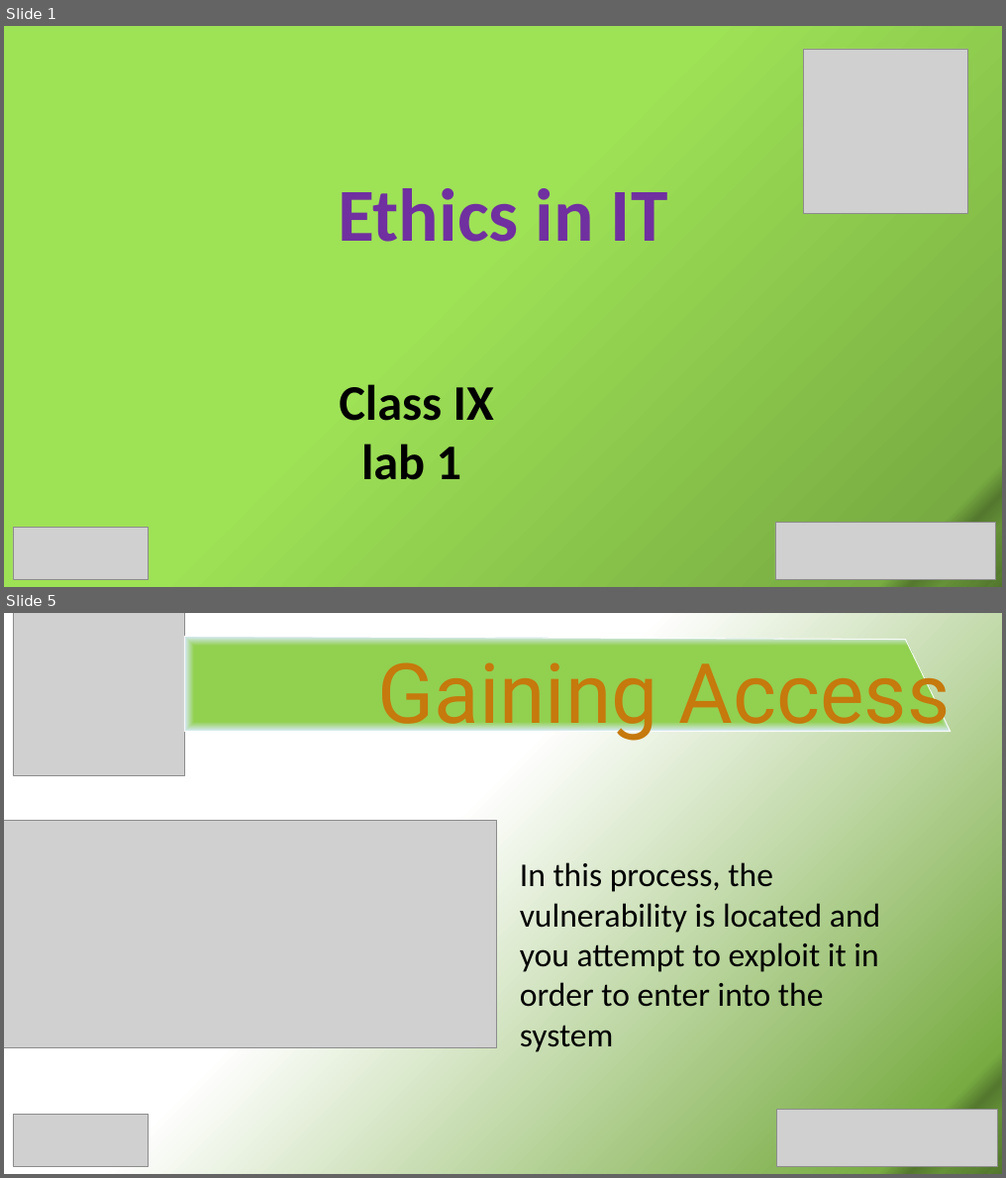
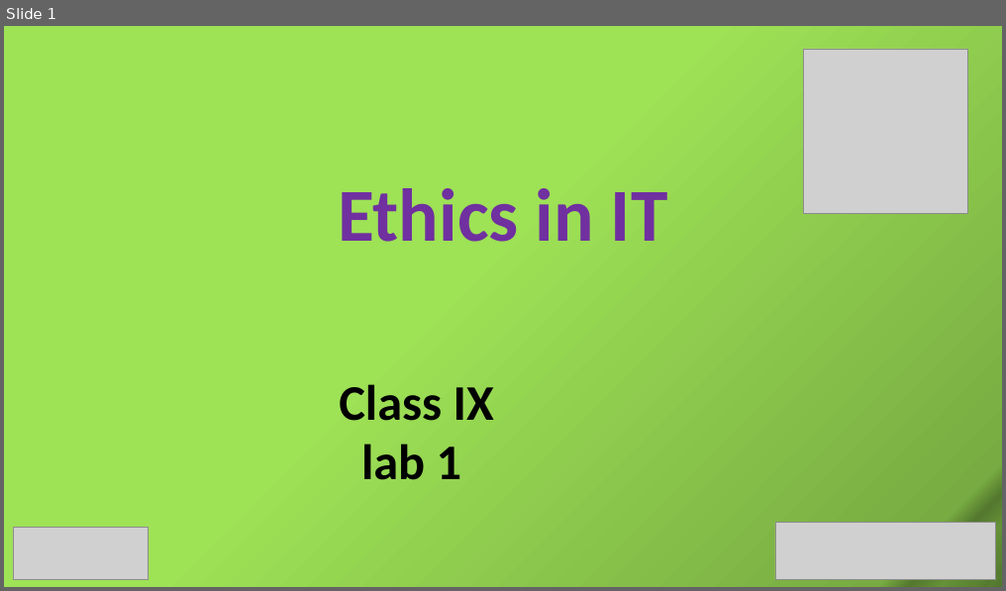
Before and after one commit to SabitDeepto/IIDP, a slide deck: class 10/1.Ethics in IT/2. Presentation/Ethics 1.pptx. Shown one above the other, each under a label of ours: slides 1 and 5 before the commit, slide 1 after it; the slides between them are not shown. The pictures are 1006x1178 and 1006x591 pixels, drawn with LibreOffice and Linux fonts; fonts in the diff are those of the drawing; grey boxes stand for pictures. Boxes give left, top, right and bottom in pixels: in the first picture for what was removed or moved away, otherwise in the second. Text is boxed around its words. In the diff, an @@ line names an element or a change of style, - is before the commit and + after.

```diff
--- a/class 10/1.Ethics in IT/2. Presentation/Ethics 1.pptx
+++ b/class 10/1.Ethics in IT/2. Presentation/Ethics 1.pptx
@@ slide 5 removed at (4,613,1002,1174), background gradient #FFFFFF to #78AC42 to #54782E to #659138 to #5C8433 to #557A2F to #577D30 to #52762D @@
@@ picture removed at (13,613,184,775) @@
@@ freeform shape removed at (184,636,950,731) @@
@@ text removed at (377,647,950,743) @@
-Gaining Access
@@ picture removed at (4,820,497,1049) @@
@@ text removed at (520,862,880,1053) @@
-In this process, the vulnerability is located and you attempt to exploit it in order to enter into the system
@@ picture removed at (13,1115,148,1166) @@
@@ picture removed at (776,1109,997,1167) @@
```
Also in this commit, not shown: 1 slide changed, 6 slides added, 4 other slides removed, 5 other files.
